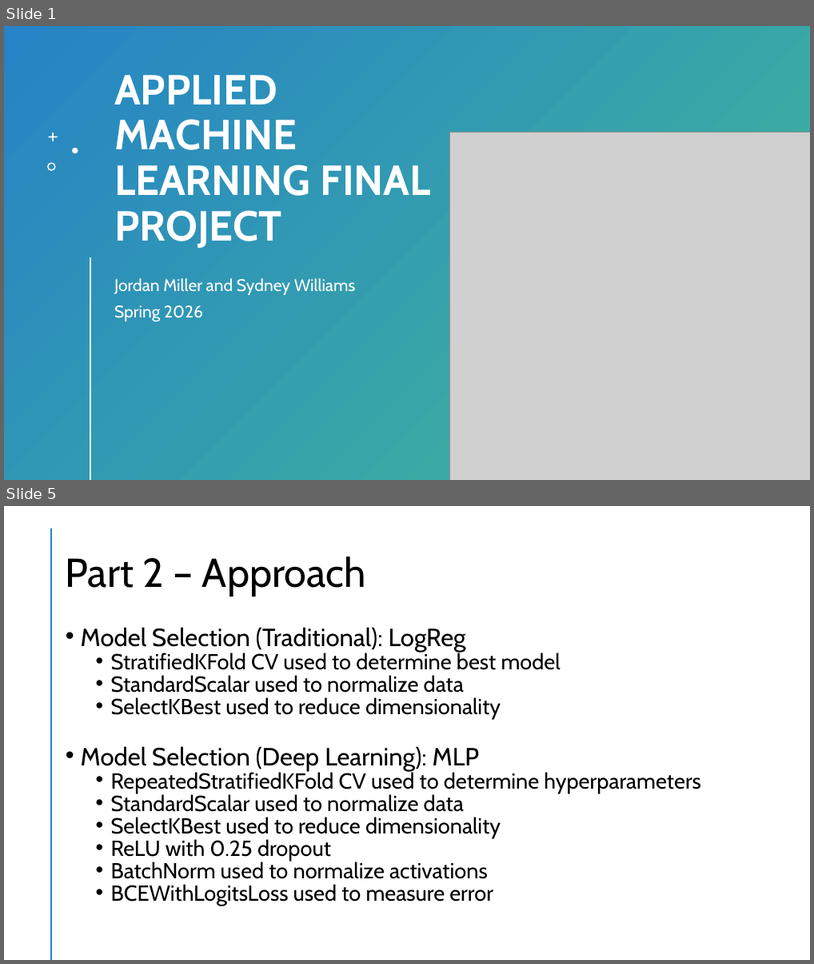
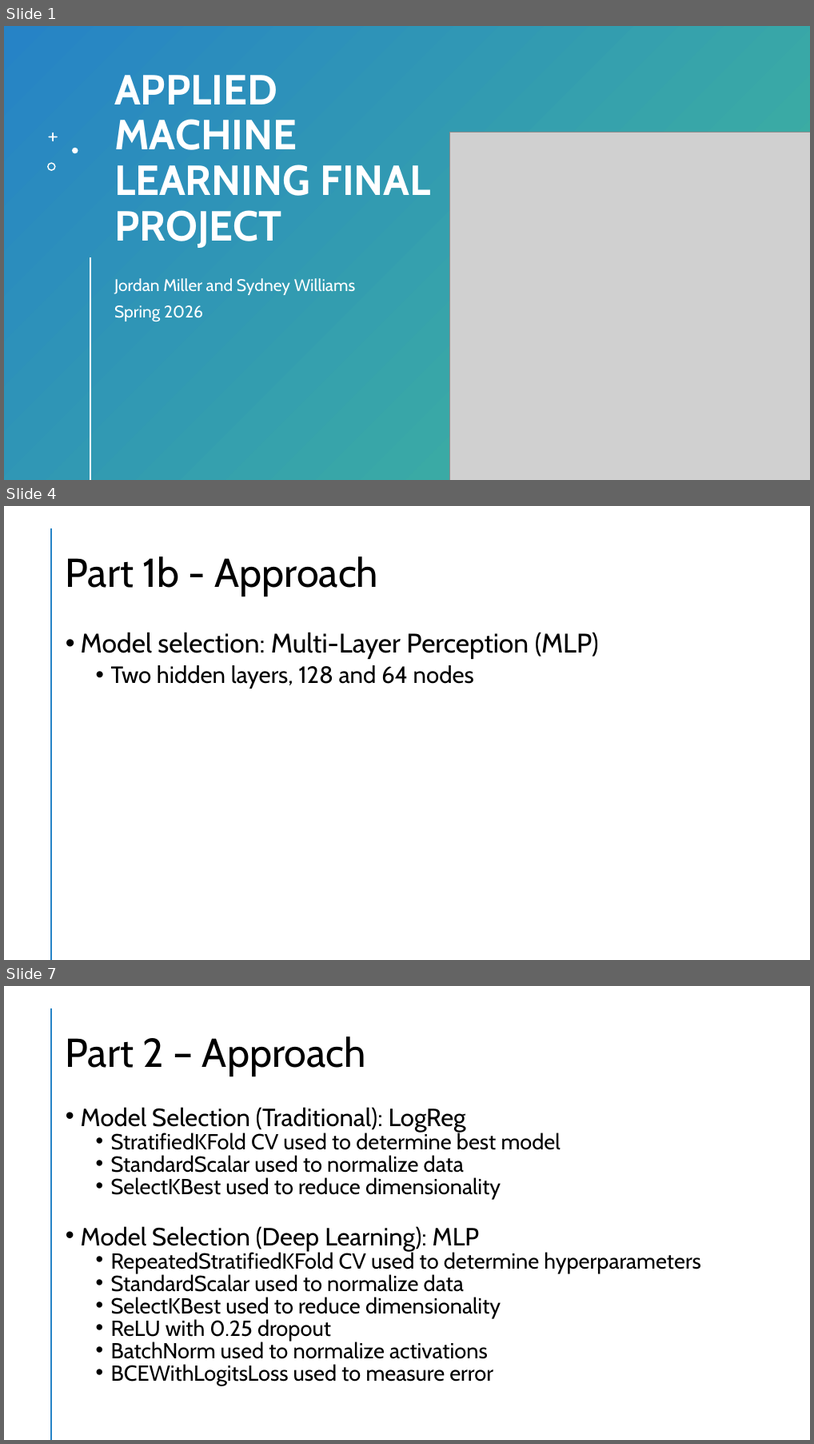
Before and after one commit to jtmilleer/aml_project, a slide deck: Documentation/Final Presentation.pptx. Shown one above the other, each under a label of ours: slides 1 and 5 before the commit, slides 1, 4 and 7 after it; the slides between them are not shown. The pictures are 814x964 and 814x1444 pixels, drawn with LibreOffice and Linux fonts; fonts in the diff are those of the drawing; grey boxes stand for pictures; background and template pictures are left out. Boxes give left, top, right and bottom in pixels: in the first picture for what was removed or moved away, otherwise in the second. Text is boxed around its words. In the diff, an @@ line names an element or a change of style, - is before the commit and + after.

Commit message:
2/3 done w/ part 1

```diff
--- a/Documentation/Final Presentation.pptx
+++ b/Documentation/Final Presentation.pptx
@@ slide 4 added at [4,506,810,960], background #FFFFFF; not listed: 1 template element that a slide beside it also shows @@
@@ title added at [66,556,378,596], 48 pt, text #000000 @@
+Part 1b - Approach
@@ text added at [81,632,599,688], 32 pt, text #000000 @@
+• Model selection: Multi-Layer Perception (MLP)
+  • Two hidden layers, 128 and 64 nodes
@@ what was slide 5 is now slide 7 @@
```
Also in this commit, not shown: 3 slides changed, 1 other slide added.
